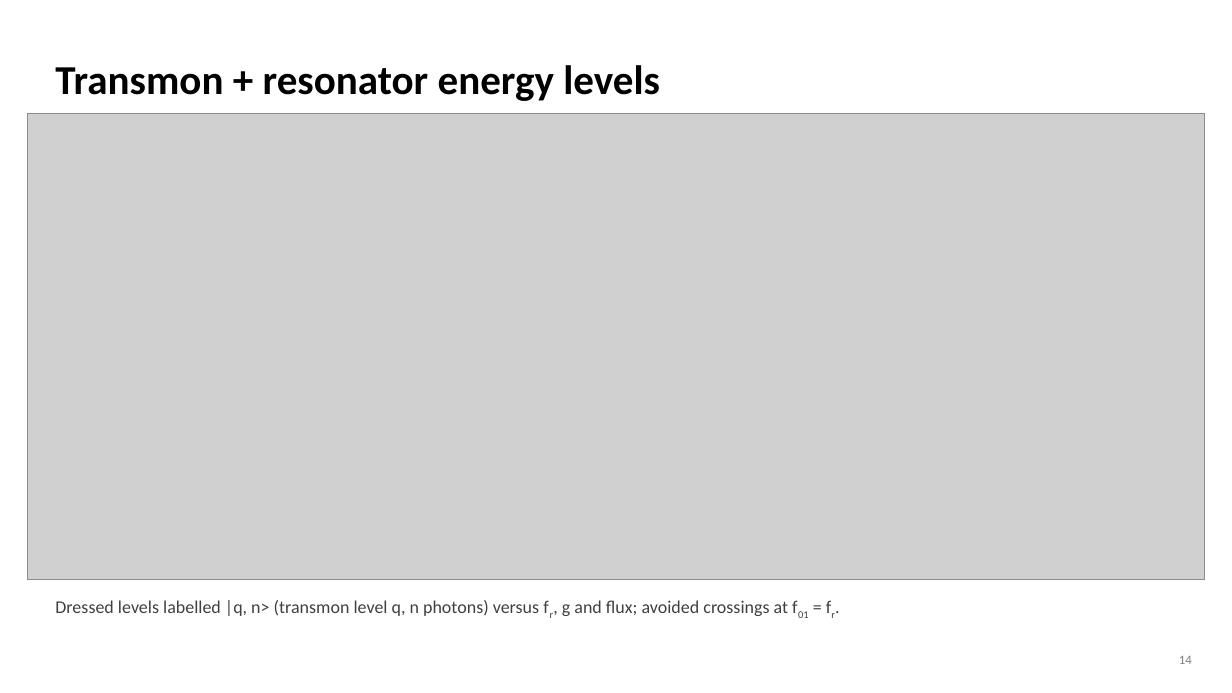
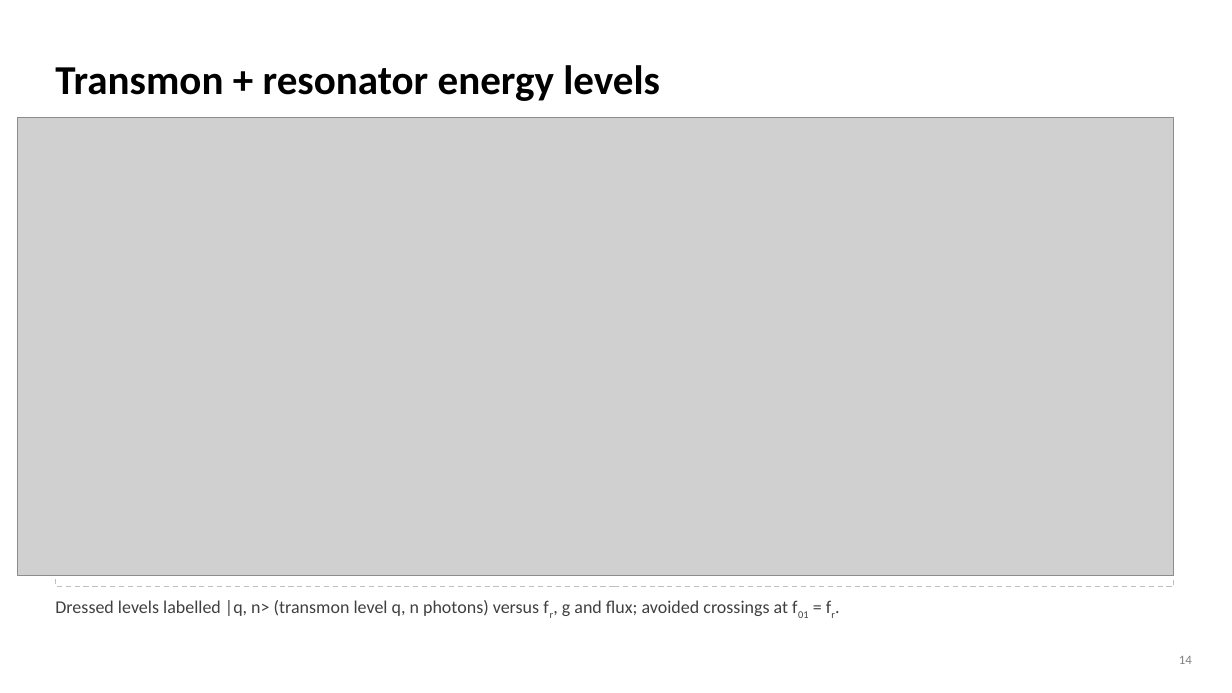
Before and after one commit to morassa1-code/Quantum_Computing_Simulations, a slide deck: slide 14 of Transmon_Resonator_Model.pptx. Drawn at 1232x693 pixels with LibreOffice and Linux fonts; fonts in the diff are those of the drawing; grey boxes stand for pictures. Boxes give left, top, right and bottom in pixels: in the first picture for what was removed or moved away, otherwise in the second. Text is boxed around its words. In the diff, an @@ line names an element or a change of style, - is before the commit and + after.

```diff
--- a/Transmon_Resonator_Model.pptx
+++ b/Transmon_Resonator_Model.pptx
@@ picture: place and size @@
-picture at <box>28,114,1204,579</box>
+picture at <box>18,117,1174,575</box>
@@ rectangle added at <box>55,129,1174,587</box>, fill #FFFFFF, outline #BFBFBF 1 pt dashed @@
```
Also in this commit, not shown: 12 other slides changed, 9 slides added.
